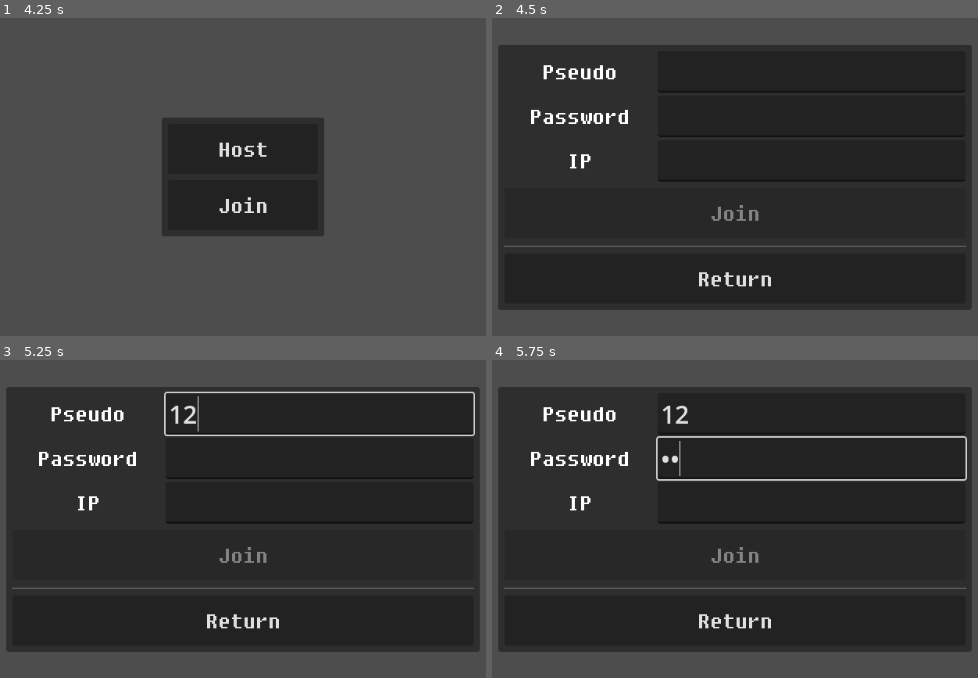
Above: before the commit, frames 1-4 (two rows, left to right).
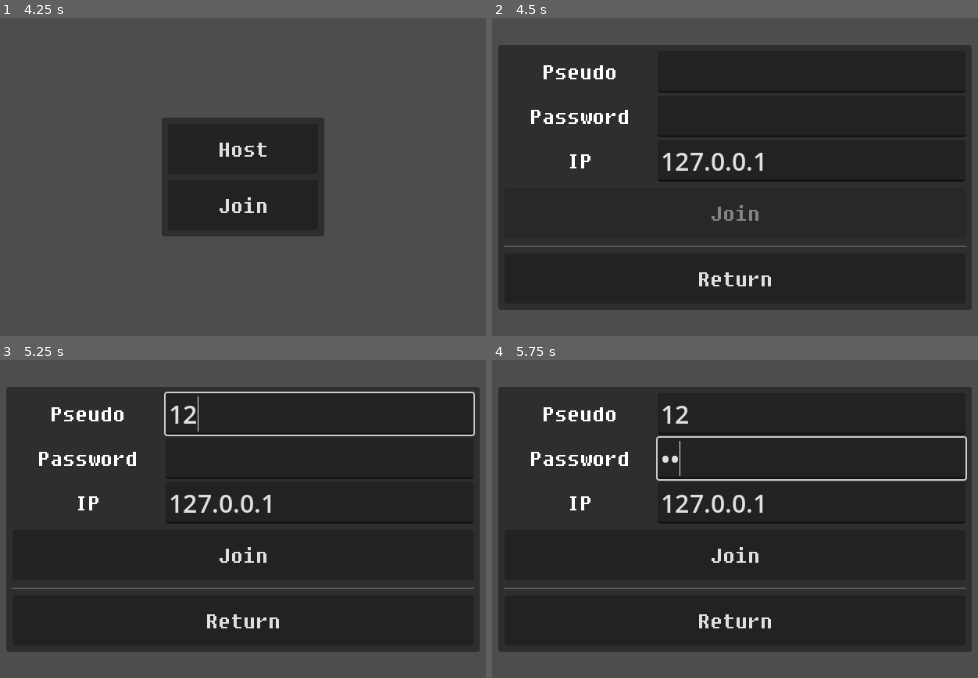
Above: after the commit, the same moments.

Repository: Mo-BiuS/Terrain3DGenTest2
Game: Godot game, scene res://Source/Main.tscn
Two runs of this game, one before a commit and one after it. Both use one fixed random seed, a clock stepped at 60 frames per second and the inputs below.
Inputs (mouse positions are in pixels of both pictures, inside the frame that each line leads up to):
- Up to frame 1 (4.25 s): click "Host" at 0.5 s; click (320, 49) at 1.27 s; type "12" at 1.35 s; click (320, 94) at 1.5 s; type "12" at 1.58 s; click (320, 138) at 1.73 s; type "12" at 1.82 s; move the mouse to (417, 135) at 2.02 s; hold D (right) 2.03-2.75 s; hold Space (space) 2.03-2.75 s; click (417, 135) at 2.17 s; click (320, 183) at 2.75 s; click "Return" at 3.5 s
- Up to frame 2 (4.5 s): click "Join" at 4.25 s
- Up to frame 3 (5.25 s): click (320, 414) at 5.02 s; type "12" at 5.1 s
- Up to frame 4 (5.75 s): click (812, 458) at 5.25 s; type "12" at 5.33 s

Frame 1 is identical in both runs. In frame 2, 0.5% of the frame differs, in the area x 35-56%, y 42-49%; in frame 3, 0.7%, in the area x 35-56%, y 42-64%; in frame 4, 0.7%.

Commit message:
basic client server connection interaction

Diff:
--- a/Source/Main.gd
+++ b/Source/Main.gd
@@ -3,8 +3,7 @@
 var menuUIPacked:PackedScene = preload("res://Source/MenuUI/MenuUI.tscn")
 var gamePacked:PackedScene = preload("res://Source/Game/Game.tscn")
 
-var networkInit:NetworkInit
-var networkInitThread:Thread
+@onready var networkInit:NetworkInit = $NetworkInit
 
 var menuUI:MenuUI
 var game:Game
@@ -17,6 +16,7 @@
 
 func _ready() -> void:
 	loadMenuUI()
+	networkInit.menuUI = menuUI
 	state = STATE_MENU_IDLE
 
 func _process(delta: float) -> void:
@@ -24,13 +24,15 @@
 		STATE_NETWORK_INIT:
 			match networkInit.state:
 				networkInit.STATE_DONE:
-					game = gamePacked.instantiate()
-					add_child(game)
-					networkInit.queue_free()
 					menuUI.setLoadingScreenText("Loading game")
 					state = STATE_GAME_LOADING
 				networkInit.STATE_ERROR_UPNP:
-					menuUI.loadUpnpFailedMenu()
+					menuUI.loadNetworkFailMenu()
+					menuUI.setNetworkFailText("Error UPNP : failed to initialize")
+					state = STATE_MENU_IDLE
+				networkInit.STATE_ERROR_CONNECTION_FAILED:
+					menuUI.loadNetworkFailMenu()
+					menuUI.setNetworkFailText("Error connection failed")
 					state = STATE_MENU_IDLE
 
 func loadMenuUI():
@@ -45,12 +47,9 @@
 	G_DATA.password = password
 	G_DATA.seed = seed
 	G_DATA.playerNameDico[1] = pseudo
+	networkInit.reset()
 
-	networkInit = NetworkInit.new()
-	add_child(networkInit)
-	networkInit.menuUI = menuUI
-	networkInitThread = Thread.new()
-	networkInitThread.start(networkInit.host.bind(upnp))
+	networkInit.host(upnp)
 	state = STATE_NETWORK_INIT
 
 func join(pseudo: String, password: String, ipAdress: String) -> void:
@@ -58,10 +57,12 @@
 	G_DATA.pseudo = pseudo
 	G_DATA.password = password
 	G_DATA.ipAdress = ipAdress
+	networkInit.reset()
 
-	networkInit = NetworkInit.new()
-	add_child(networkInit)
-	networkInit.menuUI = menuUI
-	networkInitThread = Thread.new()
-	networkInitThread.start(networkInit.join.bind())
+	networkInit.join()
 	state = STATE_NETWORK_INIT
+
+func _on_network_init_disconnected_from_server() -> void:
+	menuUI.loadNetworkFailMenu()
+	menuUI.setNetworkFailText("Disconnected from server")
+	state = STATE_MENU_IDLE
--- a/Source/Main.tscn
+++ b/Source/Main.tscn
@@ -1,6 +1,11 @@
-[gd_scene load_steps=2 format=3 uid="uid://lpe2ad78lunl"]
+[gd_scene load_steps=3 format=3 uid="uid://lpe2ad78lunl"]
 
 [ext_resource type="Script" path="res://Source/Main.gd" id="1_lt2bo"]
+[ext_resource type="PackedScene" uid="uid://bo156drrsfqft" path="res://Source/NetworkScripts/NetworkInit.tscn" id="2_2mta0"]
 
 [node name="Main" type="Node"]
 script = ExtResource("1_lt2bo")
+
+[node name="NetworkInit" parent="." instance=ExtResource("2_2mta0")]
+
+[connection signal="disconnectedFromServer" from="NetworkInit" to="." method="_on_network_init_disconnected_from_server"]
--- a/Source/MenuUI/JoinMenu.tscn
+++ b/Source/MenuUI/JoinMenu.tscn
@@ -74,6 +74,7 @@
 custom_minimum_size = Vector2(394, 0)
 layout_mode = 2
 theme_override_font_sizes/font_size = 32
+text = "127.0.0.1"
 
 [node name="JoinButton" type="Button" parent="MarginContainer/VBoxContainer"]
 custom_minimum_size = Vector2(0, 64)
--- a/Source/MenuUI/MenuUI.gd
+++ b/Source/MenuUI/MenuUI.gd
@@ -4,7 +4,7 @@
 var hostMenuPacked:PackedScene=preload("res://Source/MenuUI/HostMenu.tscn")
 var joinMenuPacked:PackedScene=preload("res://Source/MenuUI/JoinMenu.tscn")
 var loadingScreenMenuPacked:PackedScene=preload("res://Source/MenuUI/LoadingScreenMenu.tscn")
-var upnpFailedMenuPacked:PackedScene=preload("res://Source/MenuUI/UpnpFailedMenu.tscn")
+var upnpFailedMenuPacked:PackedScene=preload("res://Source/MenuUI/NetworkFailedMenu.tscn")
 
 signal host(pseudo:String, password:String, seed:int, upnp:bool)
 signal join(pseudo:String, password:String, ipAdress:String)
@@ -57,8 +57,11 @@
 		if i is LoadingScreenMenu:i.setText(text)
 
 ############[upnpFailedMenu]############
-func loadUpnpFailedMenu()->void:
+func loadNetworkFailMenu()->void:
 	for i in get_children():i.queue_free()
-	var upnpFailedMenu:UpnpFailedMenu = upnpFailedMenuPacked.instantiate()
+	var upnpFailedMenu:NetworkFailedMenu = upnpFailedMenuPacked.instantiate()
 	upnpFailedMenu.returnToMenu.connect(loadMultiplayerMenu)
 	add_child(upnpFailedMenu)
+func setNetworkFailText(text:String)->void:
+	for i in get_children():
+		if i is NetworkFailedMenu:i.setText(text)
--- a/Source/MenuUI/MenuUI.tscn
+++ b/Source/MenuUI/MenuUI.tscn
@@ -1,9 +1,6 @@
-[gd_scene load_steps=3 format=3 uid="uid://bblfkbm1wa1mo"]
+[gd_scene load_steps=2 format=3 uid="uid://bblfkbm1wa1mo"]
 
 [ext_resource type="Script" path="res://Source/MenuUI/MenuUI.gd" id="1_kpfep"]
-[ext_resource type="PackedScene" uid="uid://d5eqllsos1px" path="res://Source/MenuUI/UpnpFailedMenu.tscn" id="2_otgm2"]
 
 [node name="MenuUI" type="CanvasLayer"]
 script = ExtResource("1_kpfep")
-
-[node name="UpnpFailedMenu" parent="." instance=ExtResource("2_otgm2")]
--- /dev/null
+++ b/Source/MenuUI/NetworkFailedMenu.gd
@@ -0,0 +1,10 @@
+class_name NetworkFailedMenu extends PanelContainer
+
+signal returnToMenu
+
+@onready var failedMessage:Label = $MarginContainer/VBoxContainer/FailedMessage
+
+func setText(text:String)->void:
+	failedMessage.text = text
+func _on_return_to_menu_pressed() -> void:
+	returnToMenu.emit()
--- a/Source/MenuUI/UpnpFailedMenu.tscn
+++ b/Source/MenuUI/NetworkFailedMenu.tscn
@@ -1,9 +1,9 @@
 [gd_scene load_steps=3 format=3 uid="uid://d5eqllsos1px"]
 
 [ext_resource type="FontFile" uid="uid://d0aw4bklyegh8" path="res://Ressources/Font/FSEX300.ttf" id="1_4ak1u"]
-[ext_resource type="Script" path="res://Source/MenuUI/UpnpFailedMenu.gd" id="1_5cfep"]
+[ext_resource type="Script" path="res://Source/MenuUI/NetworkFailedMenu.gd" id="1_5cfep"]
 
-[node name="UpnpFailedMenu" type="PanelContainer"]
+[node name="NetworkFailedMenu" type="PanelContainer"]
 anchors_preset = 8
 anchor_left = 0.5
 anchor_top = 0.5
@@ -29,7 +29,7 @@
 layout_mode = 2
 theme_override_constants/separation = 8
 
-[node name="Label" type="Label" parent="MarginContainer/VBoxContainer"]
+[node name="FailedMessage" type="Label" parent="MarginContainer/VBoxContainer"]
 layout_mode = 2
 theme_override_fonts/font = ExtResource("1_4ak1u")
 theme_override_font_sizes/font_size = 32
--- a/Source/MenuUI/UpnpFailedMenu.gd
+++ /dev/null
@@ -1,6 +0,0 @@
-class_name UpnpFailedMenu extends PanelContainer
-
-signal returnToMenu
-
-func _on_return_to_menu_pressed() -> void:
-	returnToMenu.emit()
--- a/Source/NetworkScripts/NetworkInit.gd
+++ b/Source/NetworkScripts/NetworkInit.gd
@@ -5,18 +5,52 @@
 var menuUI:MenuUI
 var state:int = 0
 
+var networkInitThread:Thread
+
+var enet_peer:ENetMultiplayerPeer = ENetMultiplayerPeer.new()
+
 const STATE_ONGOING = 0
 const STATE_DONE = 1
 const STATE_ERROR_UPNP = 2
+const STATE_ERROR_CONNECTION_FAILED = 3
+
+signal disconnectedFromServer
+
+func _ready() -> void:
+	multiplayer.peer_connected.connect(peerConnected)
+	multiplayer.peer_disconnected.connect(peerDisconnected)
+	multiplayer.connected_to_server.connect(connectedToServer)
+	multiplayer.connection_failed.connect(connectionFailed)
+	multiplayer.server_disconnected.connect(serverDisconnected)
+
+func reset()->void:
+	enet_peer.close()
+	enet_peer = ENetMultiplayerPeer.new()
+	multiplayer.multiplayer_peer = null
+
+func peerConnected(_id:int):
+	pass
+func peerDisconnected(_id:int):
+	pass
+func connectedToServer()->void:
+	menuUI.setLoadingScreenText("Connecting to server")
+	sendServerData.rpc_id(1,G_DATA.pseudo,G_DATA.password,multiplayer.get_unique_id())
+func connectionFailed()->void:
+	state = STATE_ERROR_CONNECTION_FAILED
+	multiplayer.multiplayer_peer.close()
+func serverDisconnected():
+	multiplayer.multiplayer_peer.close()
+	disconnectedFromServer.emit()
 
 func host(upnp: bool)->void:
-	menuUI.call_deferred("setLoadingScreenText","Starting server : init")
+	menuUI.setLoadingScreenText("Starting server : init")
 
-	var enet_peer:ENetMultiplayerPeer = ENetMultiplayerPeer.new()
 	enet_peer.create_server(PORT)
-	set_deferred("multiplayer.multiplayer_peer",enet_peer)
+	multiplayer.multiplayer_peer = enet_peer
 
-	if(upnp):startUPNP()
+	if(upnp):
+		networkInitThread = Thread.new()
+		networkInitThread.start(startUPNP.bind())
 	else:
 		G_DATA.ipAdress = IP.resolve_hostname(str(OS.get_environment("COMPUTERNAME")),1)
 		print("IP adress : ",G_DATA.ipAdress)
@@ -43,4 +77,21 @@
 		state = STATE_DONE
 
 func join()->void:
-	pass
+	enet_peer.create_client(G_DATA.ipAdress, PORT)
+	multiplayer.multiplayer_peer = enet_peer
+	menuUI.setLoadingScreenText("Searching server")
+
+@rpc("any_peer")
+func sendServerData(pseudo:String, password:String, id:int)->void:
+	if(G_DATA.password == password):
+		if(!G_DATA.playerNameDico.values().has(pseudo)):
+			G_DATA.playerNameDico[id] = pseudo
+			confirmConnection.rpc_id(id)
+		else:
+			multiplayer.disconnect_peer(id)
+	else:
+		multiplayer.disconnect_peer(id)
+
+@rpc("any_peer")
+func confirmConnection()->void:
+	state = STATE_DONE
--- /dev/null
+++ b/Source/NetworkScripts/NetworkInit.tscn
@@ -0,0 +1,6 @@
+[gd_scene load_steps=2 format=3 uid="uid://bo156drrsfqft"]
+
+[ext_resource type="Script" path="res://Source/NetworkScripts/NetworkInit.gd" id="1_librk"]
+
+[node name="NetworkInit" type="Node"]
+script = ExtResource("1_librk")
